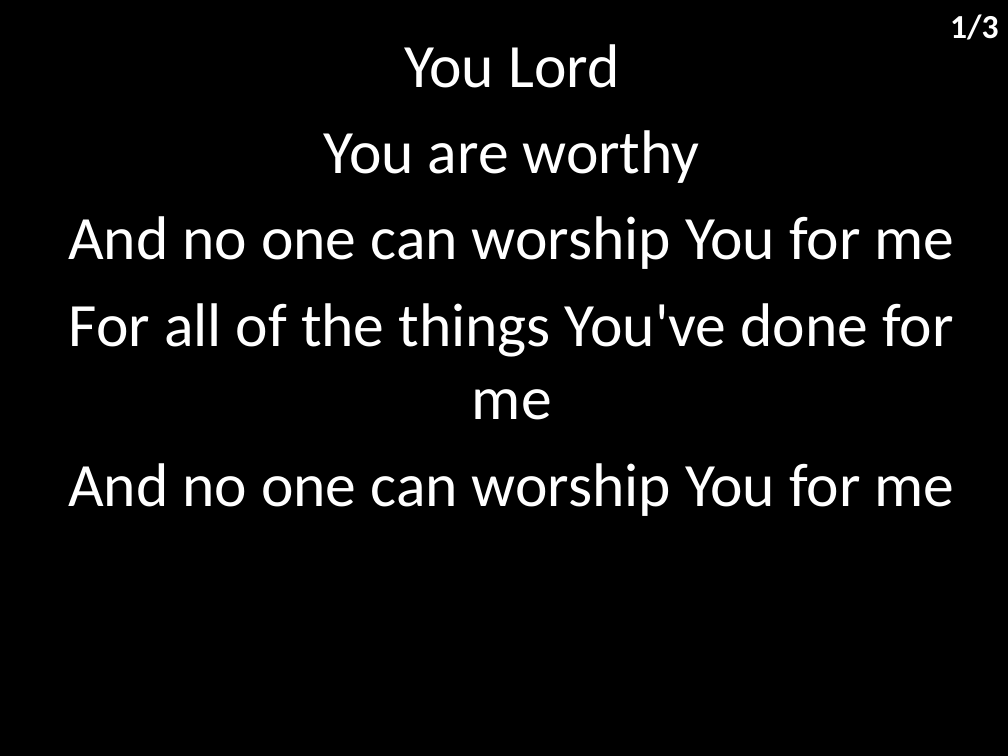
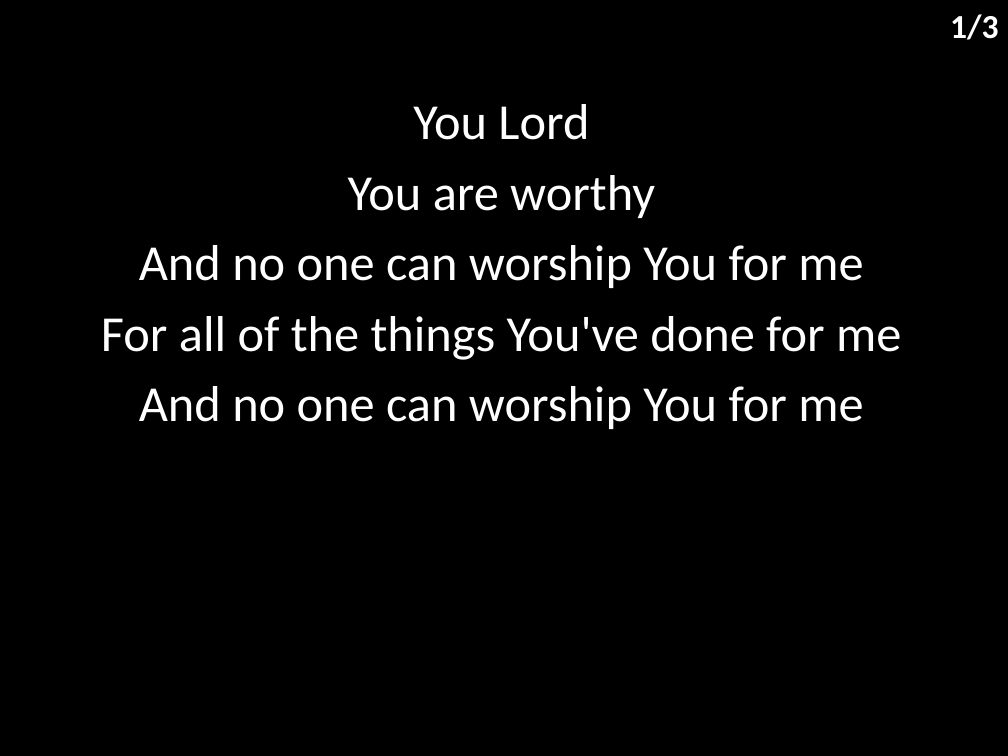
Before and after one commit to hoo-are-ya/worship, a slide deck: slide 2 of docs/songs/my worship.pptx. Drawn at 1008x756 pixels with LibreOffice and Linux fonts; fonts in the diff are those of the drawing. Boxes give left, top, right and bottom in pixels: in the first picture for what was removed or moved away, otherwise in the second. Text is boxed around its words. In the diff, an @@ line names an element or a change of style, - is before the commit and + after.

```diff
--- a/docs/songs/my worship.pptx
+++ b/docs/songs/my worship.pptx
@@ subtitle "You Lord": place and size @@
-subtitle "You Lord" at <box>68,44,954,516</box>
+subtitle "You Lord" at <box>101,104,901,429</box>
@@ subtitle "You Lord" at <box>101,104,901,429</box>: size 44 to 36 pt; less space between paragraphs @@
```
Also in this commit, not shown: 2 other slides changed, 6 other files.
